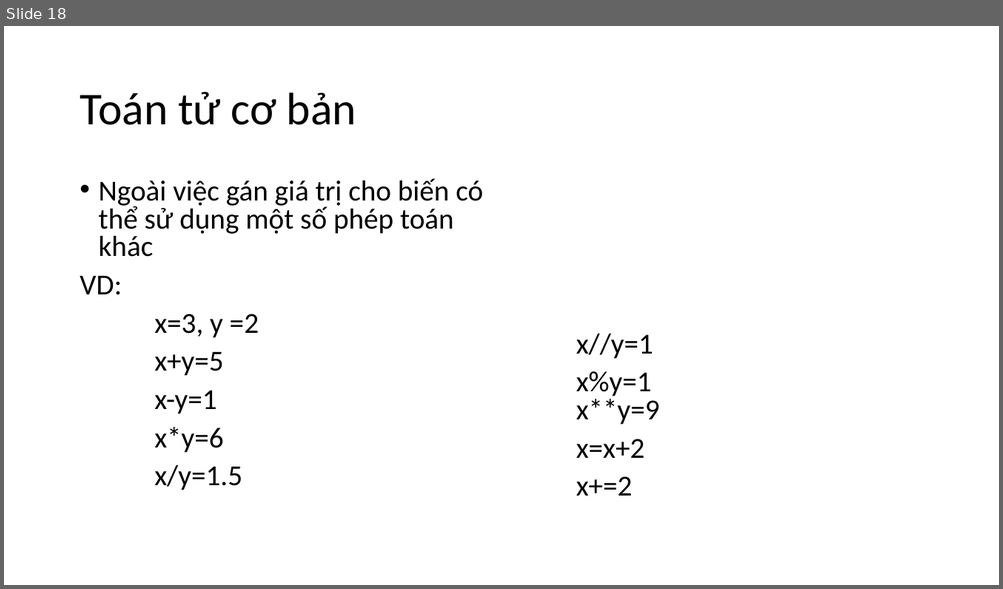
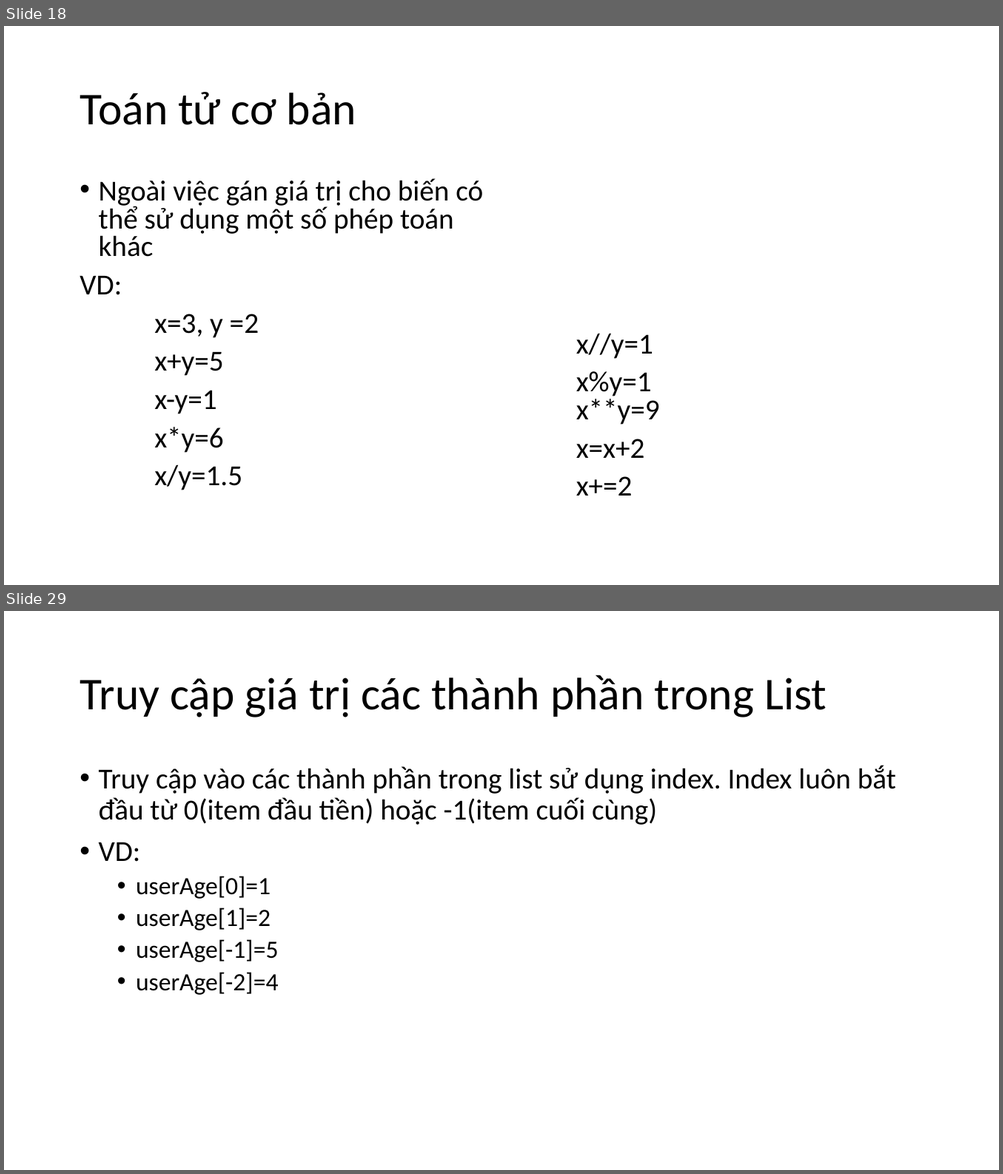
Before and after one commit to levinhhoang16/PyOpenCVCourse, a slide deck: Lecture/PythonCoban.pptx. Shown one above the other, each under a label of ours: slide 18 before the commit, slides 18 and 29 after it; the slides between them are not shown. The pictures are 1003x589 and 1003x1174 pixels, drawn with LibreOffice and Linux fonts; fonts in the diff are those of the drawing. Boxes give left, top, right and bottom in pixels: in the first picture for what was removed or moved away, otherwise in the second. Text is boxed around its words. In the diff, an @@ line names an element or a change of style, - is before the commit and + after.

```diff
--- a/Lecture/PythonCoban.pptx
+++ b/Lecture/PythonCoban.pptx
@@ slide 29 added at (4, 611, 999, 1170), background #FFFFFF @@
@@ title added at (79, 675, 826, 718), 44 pt, text #000000 @@
+Truy cập giá trị các thành phần trong List
@@ text added at (99, 765, 896, 995), 28 pt, text #000000 @@
+• Truy cập vào các thành phần trong list sử dụng index. Index luôn bắt đầu từ 0(item đầu tiền) hoặc -1(item cuối cùng)
+• VD:
+  • userAge[0]=1
+  • userAge[1]=2
+  • userAge[-1]=5
+  • userAge[-2]=4
```
Also in this commit, not shown: 1 slide changed, 14 other slides added.
